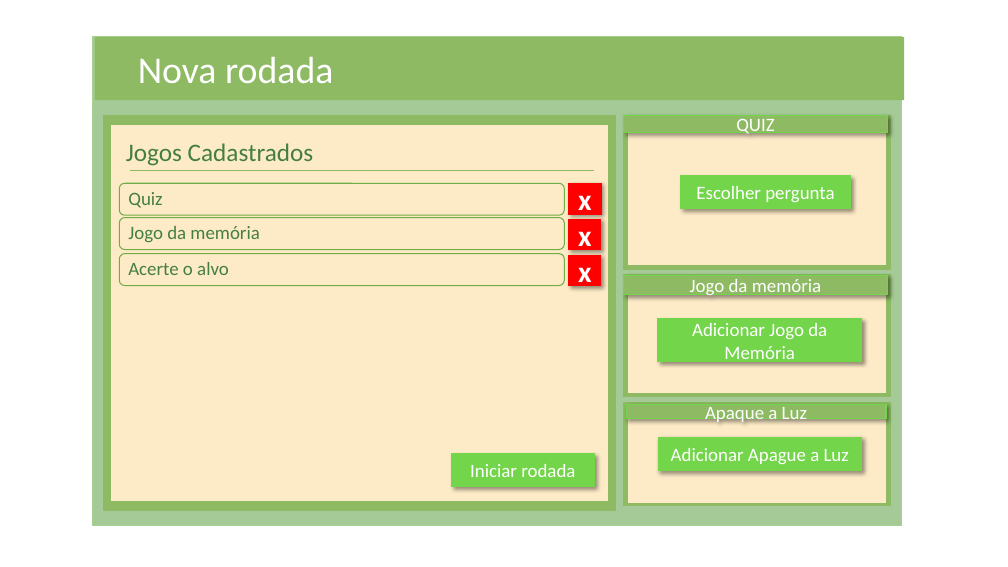
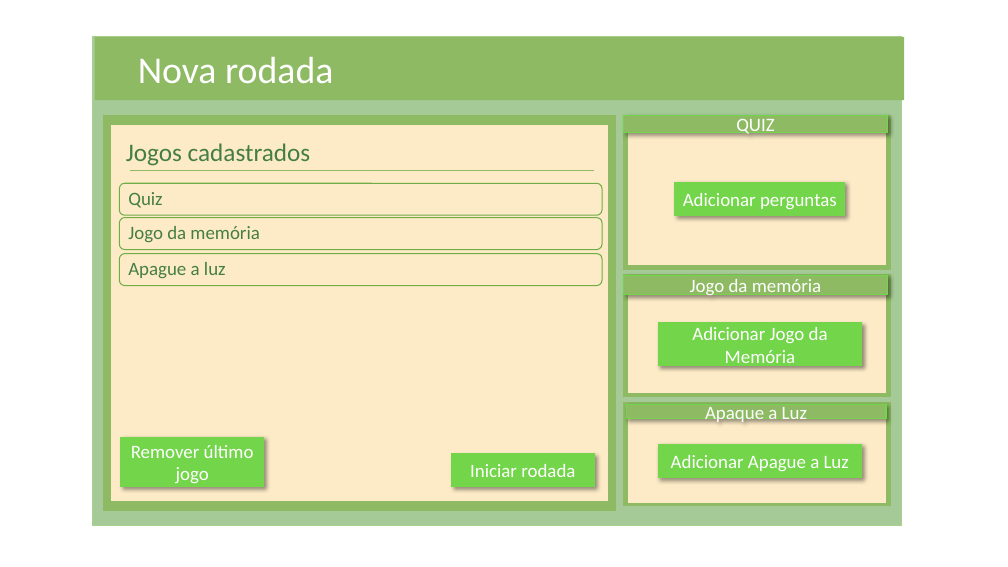
Before and after one commit to NathanReis/FTT-Recicla, a slide deck: slide 32 of DocumentacaoProjeto/Protótipo_Visual.pptx. Drawn at 1008x567 pixels with LibreOffice and Linux fonts; fonts in the diff are those of the drawing. Boxes give left, top, right and bottom in pixels: in the first picture for what was removed or moved away, otherwise in the second. Text is boxed around its words. In the diff, an @@ line names an element or a change of style, - is before the commit and + after.

```diff
--- a/DocumentacaoProjeto/Protótipo_Visual.pptx
+++ b/DocumentacaoProjeto/Protótipo_Visual.pptx
@@ text at <box>126,143,310,166</box>: text changed @@
-Jogos Cadastrados
+Jogos cadastrados
@@ rounded rectangle: place and size @@
-rounded rectangle at <box>119,183,565,215</box>
+rounded rectangle at <box>119,183,602,215</box>
@@ rectangle removed at <box>569,183,602,214</box> @@
-x
@@ rectangle "Adicionar perguntas": place and size @@
-rectangle "Adicionar perguntas" at <box>681,176,851,209</box>
+rectangle "Adicionar perguntas" at <box>675,182,845,216</box>
@@ text in rectangle at <box>683,193,837,209</box>: text changed @@
-Escolher pergunta
+Adicionar perguntas
@@ rounded rectangle: place and size @@
-rounded rectangle at <box>119,218,565,250</box>
+rounded rectangle at <box>119,218,602,250</box>
@@ rectangle removed at <box>569,219,601,250</box> @@
-x
@@ rounded rectangle: place and size @@
-rounded rectangle at <box>119,253,565,285</box>
+rounded rectangle at <box>119,253,602,285</box>
@@ text at <box>128,262,226,278</box>: text changed @@
-Acerte o alvo
+Apague a luz
@@ rectangle removed at <box>569,256,601,287</box> @@
-x
@@ rectangle "Adicionar Jogo da Memória": place and size @@
-rectangle "Adicionar Jogo da Memória" at <box>658,319,861,362</box>
+rectangle "Adicionar Jogo da Memória" at <box>659,323,862,366</box>
@@ rectangle added at <box>121,437,264,486</box>, fill #73D54A, outline #73D54A 1 pt, 18 pt, text #FFFFFF @@
+Remover último jogo
@@ rectangle "Adicionar Apague a Luz": place and size @@
-rectangle "Adicionar Apague a Luz" at <box>659,437,862,470</box>
+rectangle "Adicionar Apague a Luz" at <box>659,445,862,478</box>
```
Also in this commit, not shown: 2 other slides changed, 2 other files.
